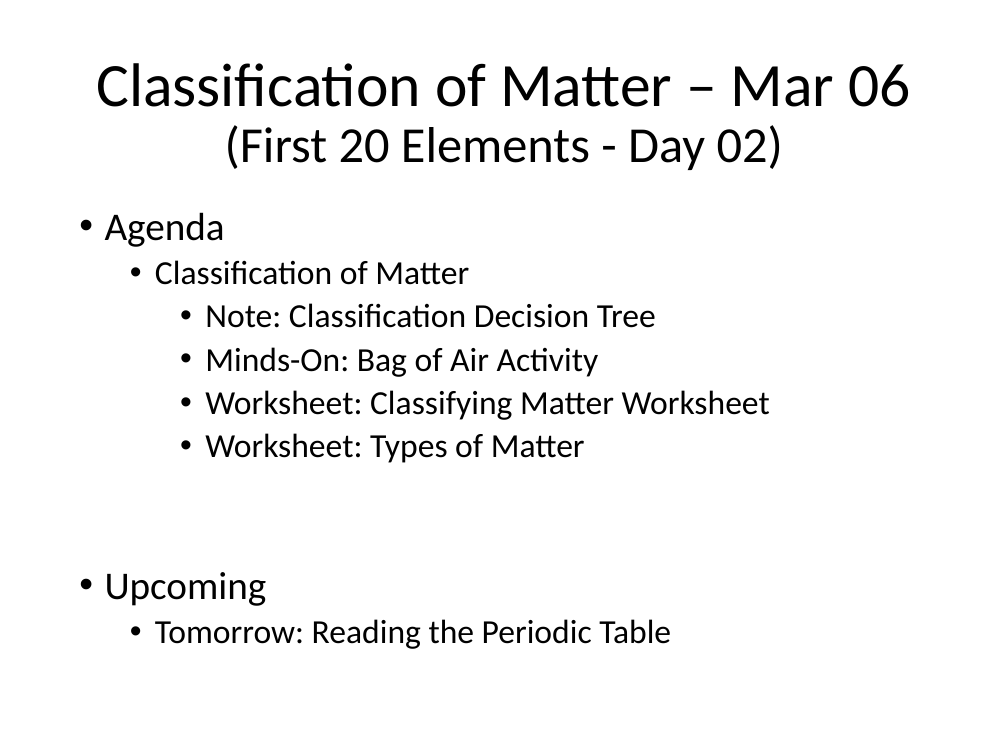
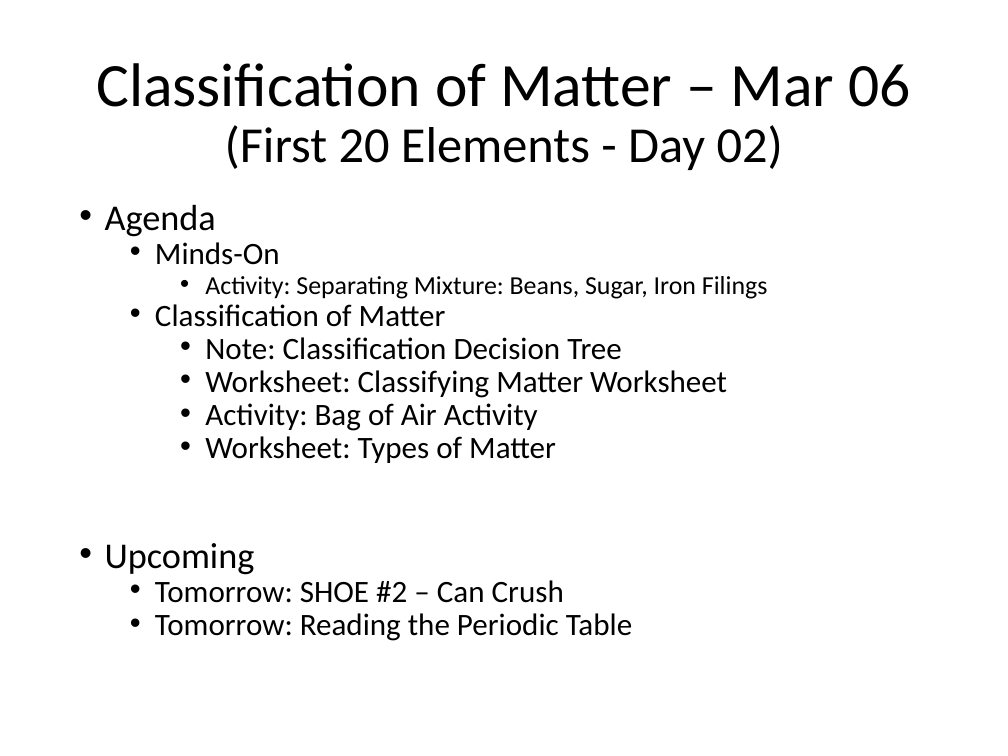
Before and after one commit to Greg5519/SNC1P0, a slide deck: slide 1 of Daily Agendas/Day05.4 - ClassificationOfMatter.pptx. Drawn at 1008x756 pixels with LibreOffice and Linux fonts; fonts in the diff are those of the drawing. Boxes give left, top, right and bottom in pixels: in the first picture for what was removed or moved away, otherwise in the second. Text is boxed around its words. In the diff, an @@ line names an element or a change of style, - is before the commit and + after.

```diff
--- a/Daily Agendas/Day05.4 - ClassificationOfMatter.pptx
+++ b/Daily Agendas/Day05.4 - ClassificationOfMatter.pptx
@@ text at [105,204,727,641]: size 28 to 25.9 pt in "Agenda", "Upcoming"; size 24 to 22.2 pt in "Classification of Matter", "Note: Classification Decision Tree", "Worksheet: Classifying Matter Worksheet", "Worksheet: Types of Matter" and 1 more places; line spacing 0.9 to 0.7 @@
@@ text at [155,242,768,299]: paragraphs added @@
+  • Minds-On
+    • Activity: Separating Mixture: Beans, Sugar, Iron Filings
@@ text at [205,347,599,377]: paragraph removed @@
-    • Minds-On: Bag of Air Activity
@@ text at [205,403,538,431]: paragraph added @@
+    • Activity: Bag of Air Activity
@@ text at [155,580,564,603]: paragraph added @@
+  • Tomorrow: SHOE #2 – Can Crush
```
Also in this commit, not shown: 1 slide added, 5 other files.
